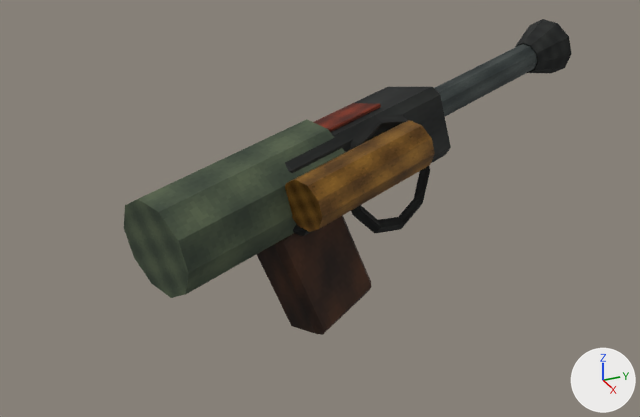
An edit to the glTF model public/assets/models/weapons/weapon_flamethrower.glb, drawn before and after from the same camera.
Rendered twice from a camera (50 mm lens) standing at (1.286, -0.549, 0.698) and looking at (-0.059, 0.056, 0.025). Lighting does not change. The marker at lower right points along +X, +Y and +Z. The first picture is the older version. Both versions are drawn at frame 21 of the action 'reload'; the numbers are the values there.

Objects in the first picture: 'flame_wear_01', 'frame', 'fuel_tank', 'grip', 'hose', 'muzzle', 'nozzle', 'pressure_tank'.
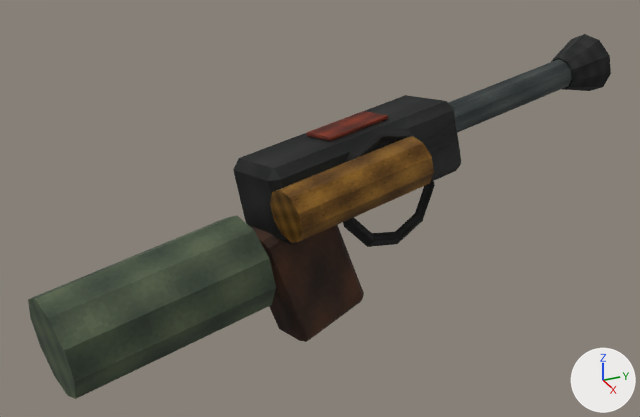
ob_weapon_flamethrower is not drawn itself; it is the parent of ob_flame_wear_01, ob_frame, ob_fuel_tank, ob_grip, ob_hose, ob_muzzle, ob_nozzle, ob_pilot.

Location of each change, (x1, y1, x2, y2) in pixels of the pictures (640 x 417 px):
'fuel_tank', moved, turned
    before: (124, 119, 345, 298)
    after: (28, 215, 276, 399)
'frame', moved, turned
    before: (285, 87, 451, 236)
    after: (233, 95, 461, 245)
'pressure_tank', moved, turned
    before: (285, 120, 435, 232)
    after: (270, 136, 434, 243)
'grip', moved, turned
    before: (257, 215, 372, 335)
    after: (251, 225, 364, 342)
'nozzle', moved, turned
    before: (435, 44, 537, 116)
    after: (448, 59, 572, 133)
'hose', moved, turned
    before: (350, 114, 430, 233)
    after: (343, 128, 435, 247)
'muzzle', moved, turned
    before: (515, 19, 571, 73)
    after: (551, 34, 611, 91)
'flame_wear_01', moved, turned
    before: (314, 103, 381, 132)
    after: (306, 111, 388, 141)

What changed in the scene script:
```text
Change ob_weapon_flamethrower:
    ob_weapon_flamethrower.location: (0.0272, -0.0272, 0.0724) -> (0.03, -0.04, 0.065)
    ob_weapon_flamethrower.rotation_euler: (0.127, -0.217, 0.317) -> (0.12, -0.16, 0.18)  # degrees (7.3, -12, 18) -> degrees (6.9, -9.2, 10)
Change ob_fuel_tank:
    ob_fuel_tank.location: (0.0, -0.18, 0.0996) -> (0.0, -0.48, -0.08)
```
